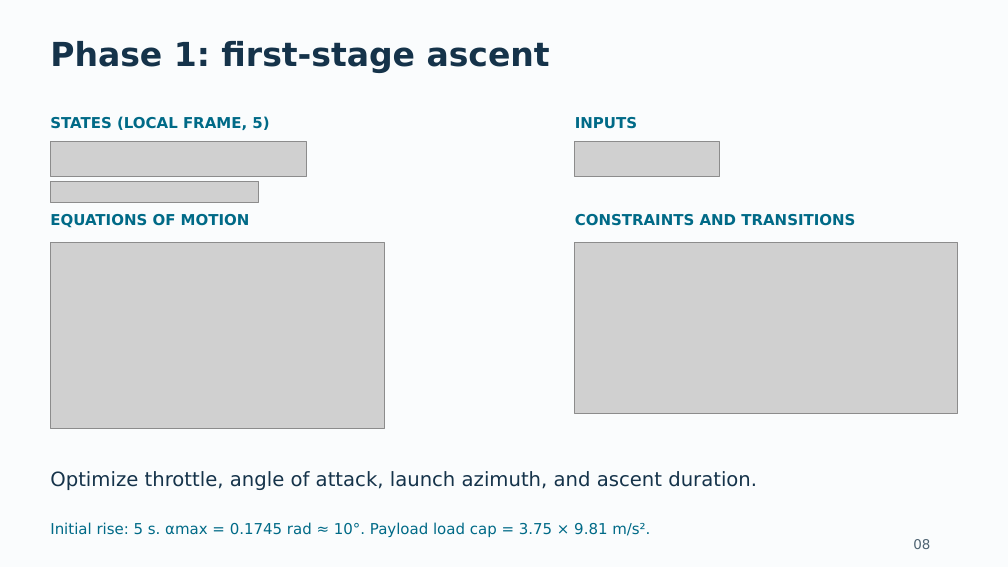
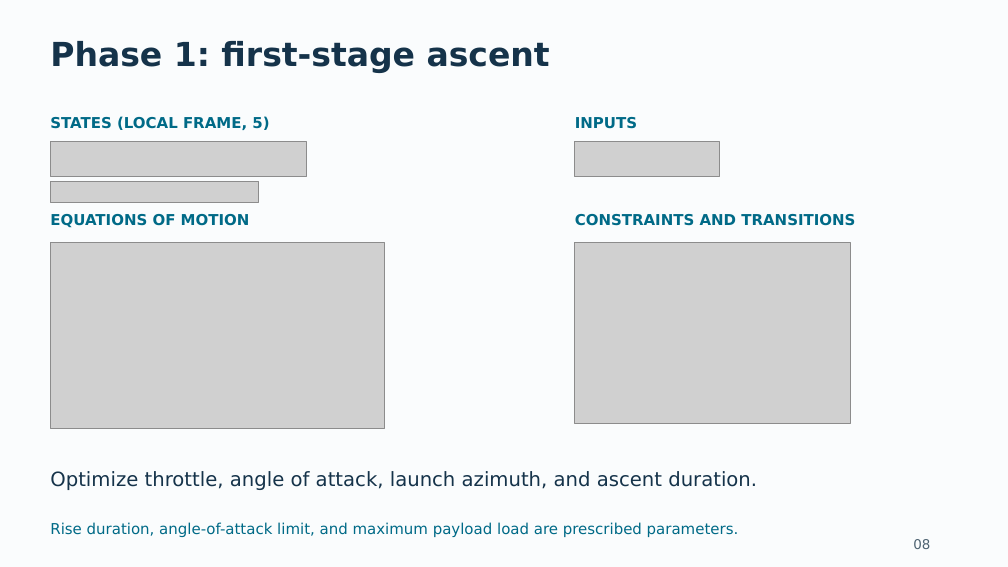
Before and after one commit to pukmark/LaunchVehicleOptimization, a slide deck: slide 8 of Launch_Vehicle_Optimization_GitHub_Current.pptx. Drawn at 1008x567 pixels with LibreOffice and Linux fonts; fonts in the diff are those of the drawing; grey boxes stand for pictures. Boxes give left, top, right and bottom in pixels: in the first picture for what was removed or moved away, otherwise in the second. Text is boxed around its words. In the diff, an @@ line names an element or a change of style, - is before the commit and + after.

```diff
--- a/Launch_Vehicle_Optimization_GitHub_Current.pptx
+++ b/Launch_Vehicle_Optimization_GitHub_Current.pptx
@@ picture: place and size @@
-picture at <box>575,243,957,414</box>
+picture at <box>575,243,850,423</box>
@@ text at <box>50,522,739,537</box>: text changed @@
-Initial rise: 5 s. αmax = 0.1745 rad ≈ 10°. Payload load cap = 3.75 × 9.81 m/s².
+Rise duration, angle-of-attack limit, and maximum payload load are prescribed parameters.
```
Also in this commit, not shown: 17 other slides changed, 12 other files.
